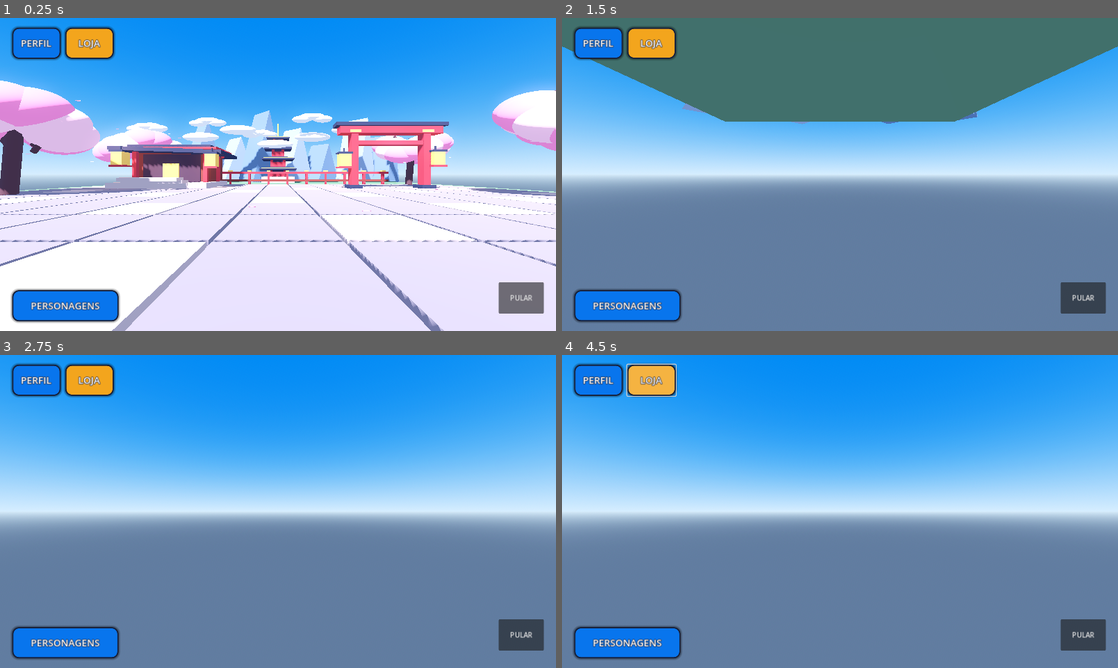
Above: before the commit, frames 1-4 (two rows, left to right).
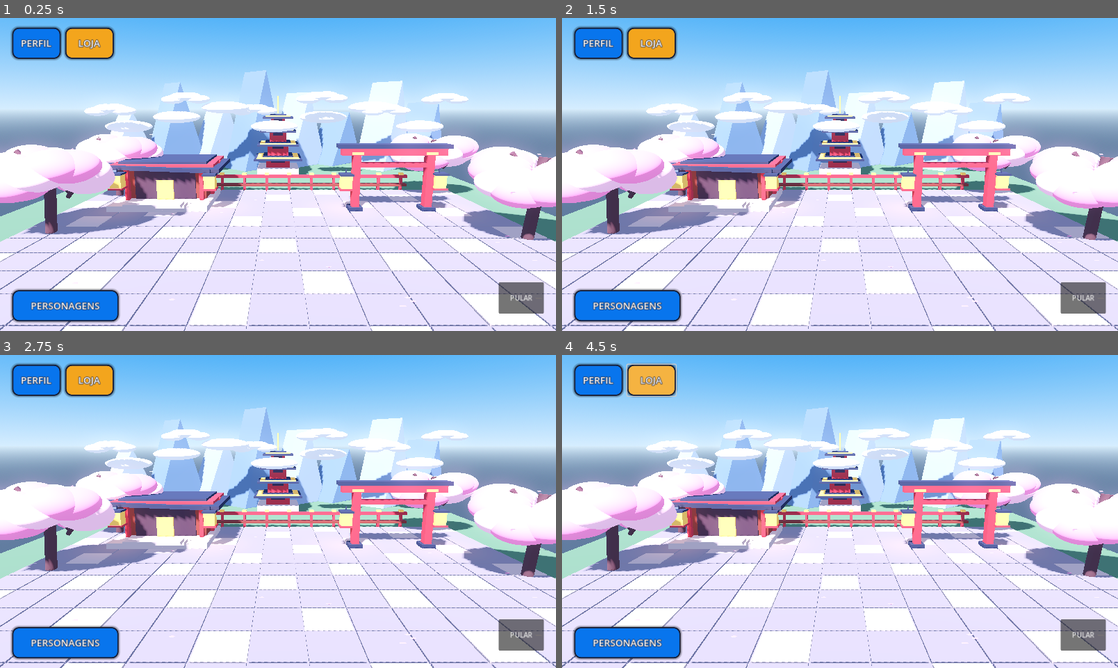
Above: after the commit, the same moments.

Repository: 2yk6ikmymthiymkhu/EGG-FIRE-
Game: Godot game, scene res://scenes/main.tscn
Two runs of this game, one before a commit and one after it. Both use one fixed random seed, a clock stepped at 60 frames per second and the inputs below.
Inputs (mouse positions are in pixels of both pictures, inside the frame that each line leads up to):
- Up to frame 1 (0.25 s): no input
- Up to frame 2 (1.5 s): tap Enter at 0.5 s; move the mouse to (867, 174) at 0.52 s; hold W (move_forward) from 0.53 s (still down); tap Space (jump) at 0.77 s; move the mouse to (812, 174) at 1.27 s
- Up to frame 3 (2.75 s): keep holding W (move_forward); tap Space (jump) at 1.52 s; move the mouse to (289, 505) at 2.02 s
- Up to frame 4 (4.5 s): release W (move_forward) at 2.75 s; click "PULAR" at 2.75 s; click "PERFIL" at 3.5 s; click "LOJA" at 4.25 s

The runs differ from the first frame. In frame 1, 70% of the frame differs, in the area x 0-100%, y 0-100%; in frame 2, 93%; in frame 3, 93%; in frame 4, 93%.

Commit message:
Manter câmera do jogador desligada no lobby inicial

Diff:
--- a/godot/scenes/player.tscn
+++ b/godot/scenes/player.tscn
@@ -30,7 +30,7 @@
 collision_mask = 1
 
 [node name="Camera3D" type="Camera3D" parent="CameraPivot/SpringArm3D"]
-current = true
+current = false
 fov = 75.0
 
 [node name="TouchHUD" type="CanvasLayer" parent="."]
